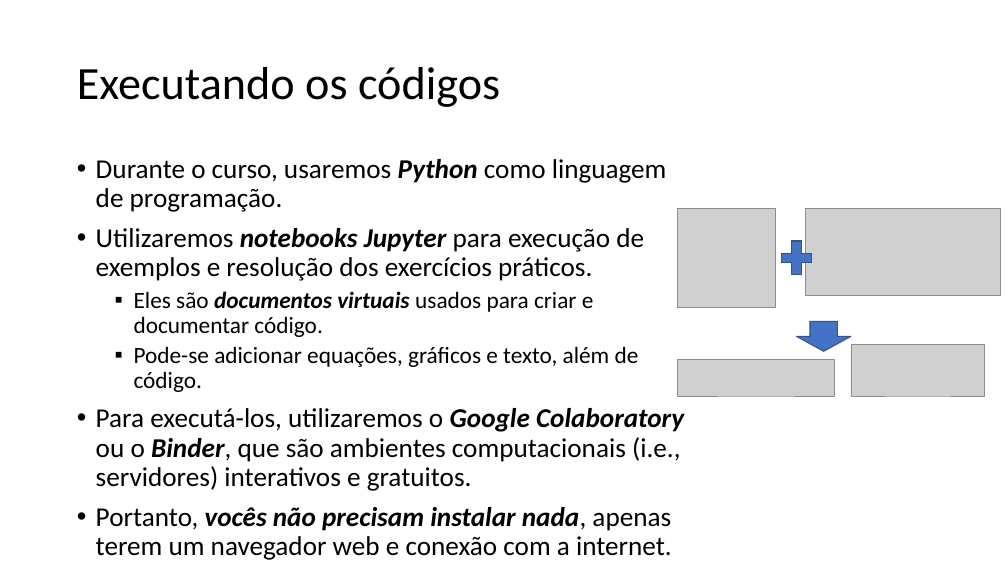
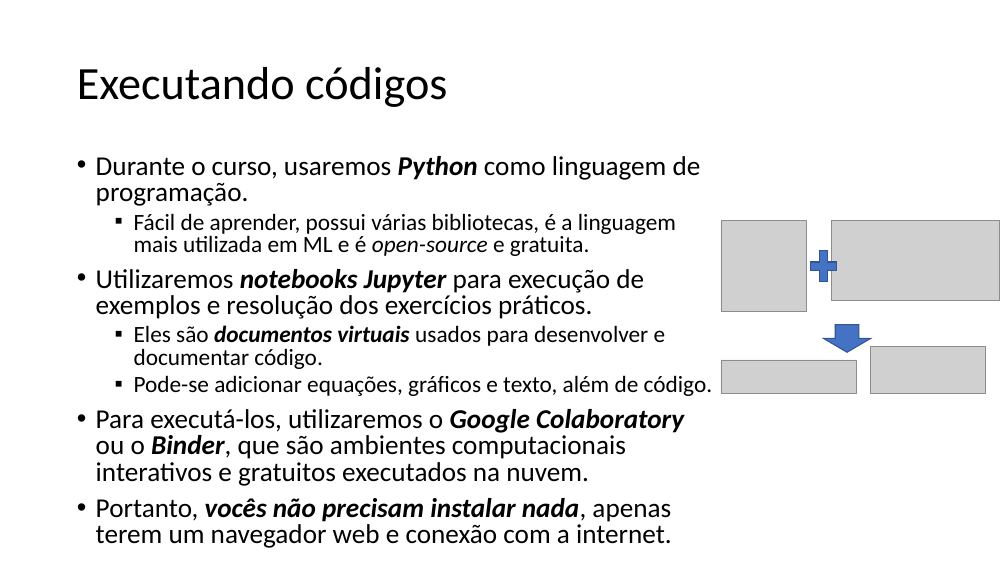
Before and after one commit to zz4fap/t319_aprendizado_de_maquina, a slide deck: slide 21 of slides/T319_Introdução.pptx. Drawn at 1008x567 pixels with LibreOffice and Linux fonts; fonts in the diff are those of the drawing; grey boxes stand for pictures. Boxes give left, top, right and bottom in pixels: in the first picture for what was removed or moved away, otherwise in the second. Text is boxed around its words. In the diff, an @@ line names an element or a change of style, - is before the commit and + after.

```diff
--- a/slides/T319_Introdução.pptx
+++ b/slides/T319_Introdução.pptx
@@ title at (x1=77, y1=67, x2=447, y2=107): text changed @@
-Executando os códigos
+Executando códigos
@@ text at (x1=96, y1=156, x2=712, y2=548): line spacing 0.9 to 0.8 @@
@@ text at (x1=134, y1=213, x2=676, y2=256): paragraph added @@
+  ▪ Fácil de aprender, possui várias bibliotecas, é a linguagem mais utilizada em ML e é open-source e gratuita.
@@ picture resized from (x1=678, y1=209, x2=777, y2=308) to (x1=721, y1=221, x2=806, y2=312) @@
@@ picture resized from (x1=806, y1=209, x2=1001, y2=295) to (x1=832, y1=221, x2=1000, y2=300) @@
@@ plus sign resized from (x1=776, y1=235, x2=817, y2=281) to (x1=806, y1=245, x2=841, y2=287) @@
@@ text at (x1=134, y1=325, x2=666, y2=369): text changed @@
-  ▪ Eles são documentos virtuais usados para criar e documentar código.
+  ▪ Eles são documentos virtuais usados para desenvolver e documentar código.
@@ down arrow resized from (x1=796, y1=321, x2=851, y2=352) to (x1=823, y1=324, x2=870, y2=352) @@
@@ picture resized from (x1=851, y1=345, x2=985, y2=396) to (x1=871, y1=346, x2=985, y2=394) @@
@@ picture resized from (x1=678, y1=360, x2=835, y2=396) to (x1=721, y1=360, x2=857, y2=394) @@
@@ text at (x1=96, y1=409, x2=684, y2=486): text changed @@
-• Para executá-los, utilizaremos o Google Colaboratory ou o Binder, que são ambientes computacionais (i.e., servidores) interativos e gratuitos.
+• Para executá-los, utilizaremos o Google Colaboratory ou o Binder, que são ambientes computacionais interativos e gratuitos executados na nuvem.
```
Also in this commit, not shown: 17 other slides changed, 1 other file.
